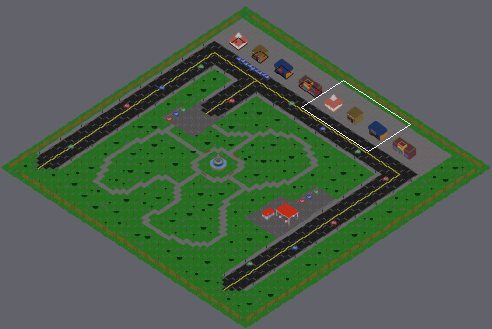
One commit to this Tiled map: resources/RamiroGraphics/officialMap/MapFinalNoTrees.tmx. The first picture is a wide view before the edit; the outline marks the close-up.
Close-up. Before the edit:
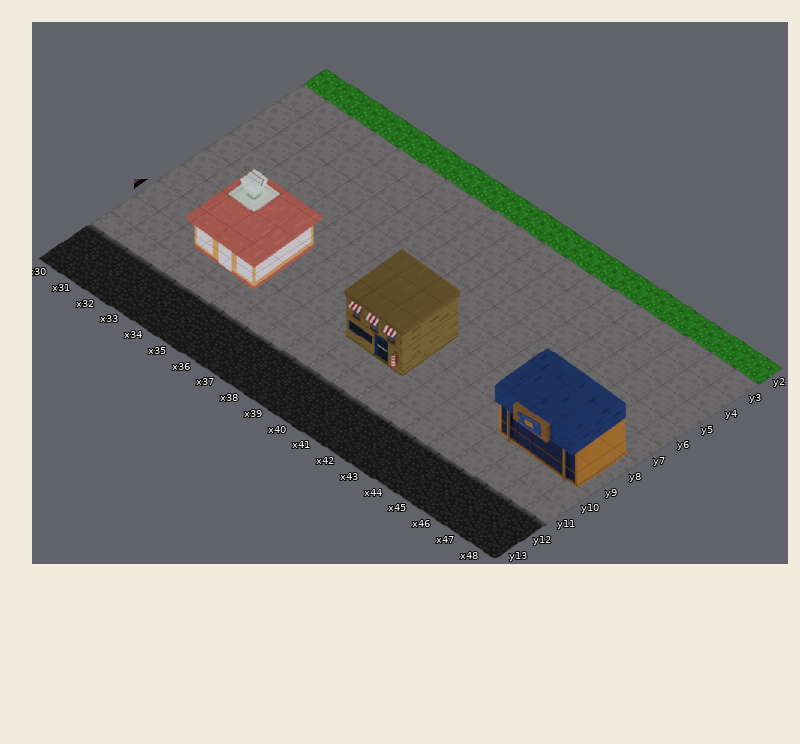
Cells are 64x42 px. Isometric: x runs down to the right, y down to the left. Shown: x 30..48, y 2..13. The commit also changed other parts of the map, which this record leaves out.
Once edited:
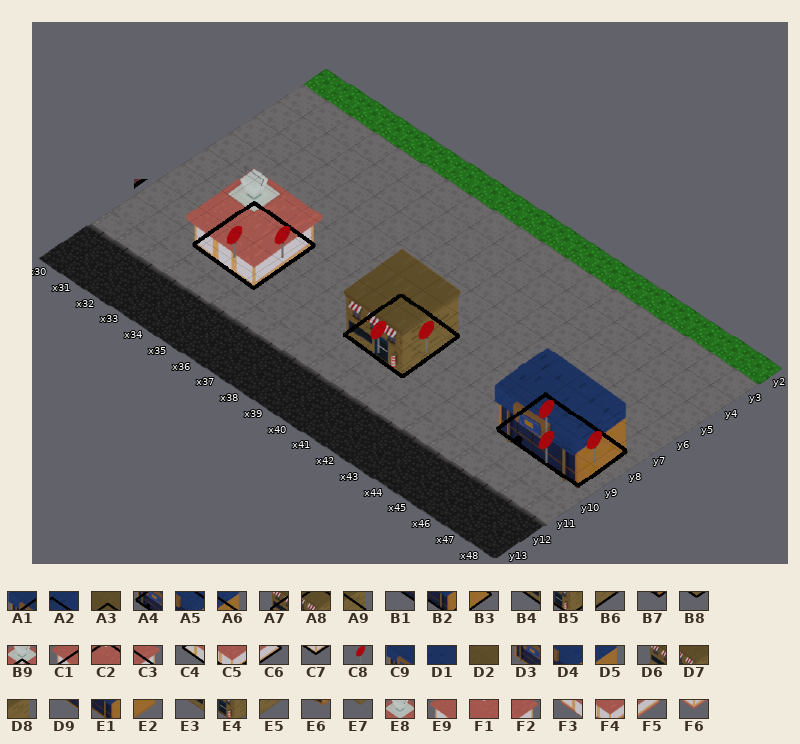
Key: from "mapSpriteLines": A1 387, A2 388, A3 392, A4 403, A5 404, A6 405, A7 407, A8 408, A9 409, B1 419, B2 420, B3 421, B4 423, B5 424, B6 425, B7 436, B8 440, B9 487, C1 502, C2 503, C3 504, C4 518, C5 519, C6 520, C7 535, C8 670; from "mapSpritesfinal": C9 387, D1 388, D2 392, D3 403, D4 404, D5 405, D6 407, D7 408, D8 409, D9 419, E1 420, E2 421, E3 423, E4 424, E5 425, E6 436, E7 440, E8 487, E9 502, F1 503, F2 504, F3 518, F4 519, F5 520, F6 535.
__ is an empty cell.
Tiles of an added or newly shown layer are drawn over the layers below it.
Edits made:
Layer "cars and buildings":
y 7: x 32 E8 -> B9; x 34 F2 -> C3; x 38 D2 -> A3; x 40 D8 -> A9; x 45 D1 -> A2; x 47 D5 -> A6
y 8: x 33 F1 -> C2; x 35 F5 -> C6; x 39 D7 -> A8; x 41 E5 -> B6; x 44 C9 -> A1; x 46 D4 -> A5; x 48 E2 -> B3
y 9: x 32 E9 -> C1; x 34 F4 -> C5; x 38..40 D6 __ E4 -> A7 C8 B5; x 45 D3 -> A4; x 47 E1 -> B2
y 10: x 33 F3 -> C4; x 35 F6 -> C7; x 39 E3 -> B4; x 41 E7 -> B8; x 46 D9 -> B1; x 48 E6 -> B7
Layer "emptyBlocksFOrBuildings" (added):
y 8: x 34 __ -> C8; x 40 __ -> C8; x 45 __ -> C8; x 47 __ -> C8
y 9: x 33 __ -> C8; x 39 __ -> C8; x 46 __ -> C8
Pixel boxes of the changes (left, top, right, bottom) in both close-ups:
changed: (192, 201, 316, 290)
changed: (343, 294, 460, 378)
changed: (496, 389, 628, 491)
